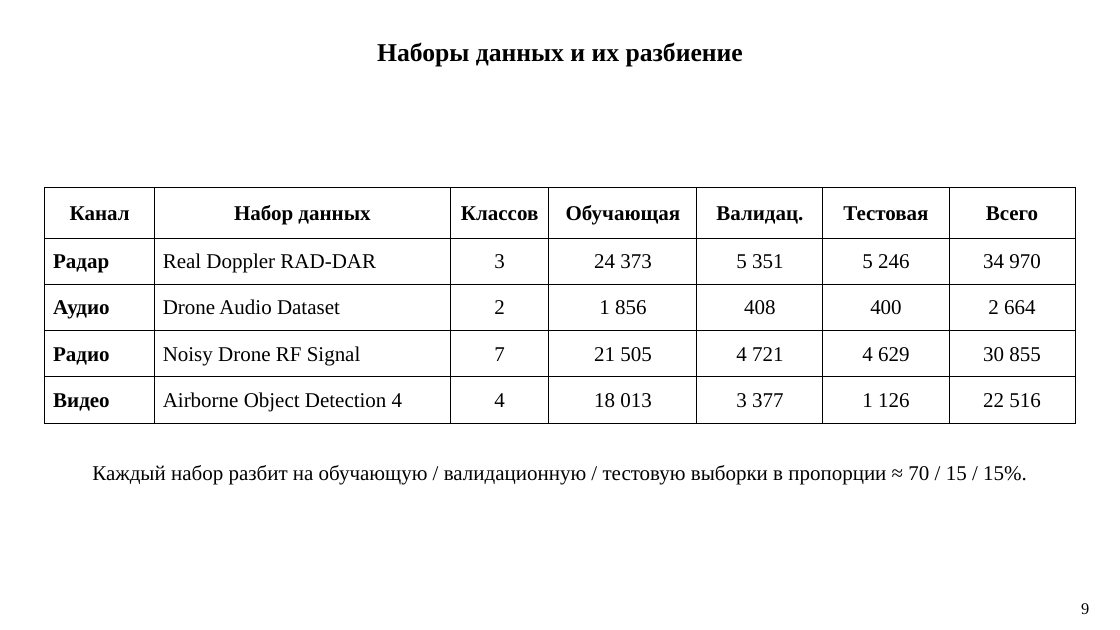
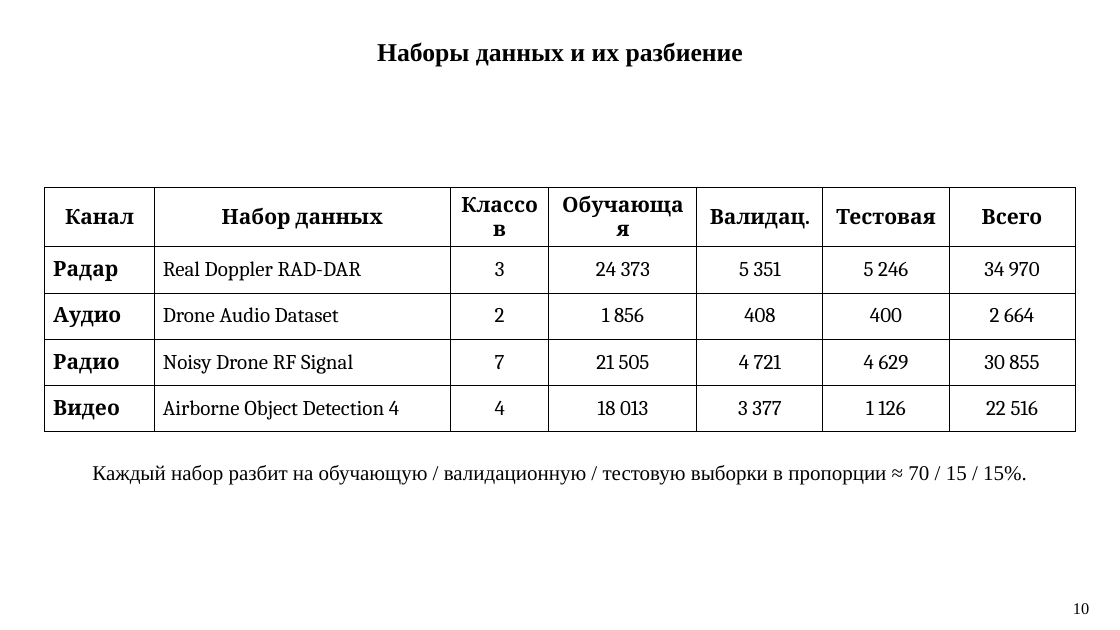
Before and after one commit to PatheticOTD/drone_detection, a slide deck: slide 10 of Drone_detection_VKR_v3.pptx (slide 9 before the commit). Drawn at 1120x630 pixels with LibreOffice and Linux fonts; fonts in the diff are those of the drawing. Boxes give left, top, right and bottom in pixels: in the first picture for what was removed or moved away, otherwise in the second. Text is boxed around its words. In the diff, an @@ line names an element or a change of style, - is before the commit and + after.

```diff
--- a/Drone_detection_VKR_v3.pptx
+++ b/Drone_detection_VKR_v3.pptx
@@ table at (x1=45, y1=188, x2=1074, y2=424) @@
@@ font Times New Roman to Cambria @@
@@ text at (x1=1073, y1=603, x2=1089, y2=614): text changed @@
-9
+10
```
Also in this commit, not shown: 12 other slides changed, 1 slide added, 1 other file.
